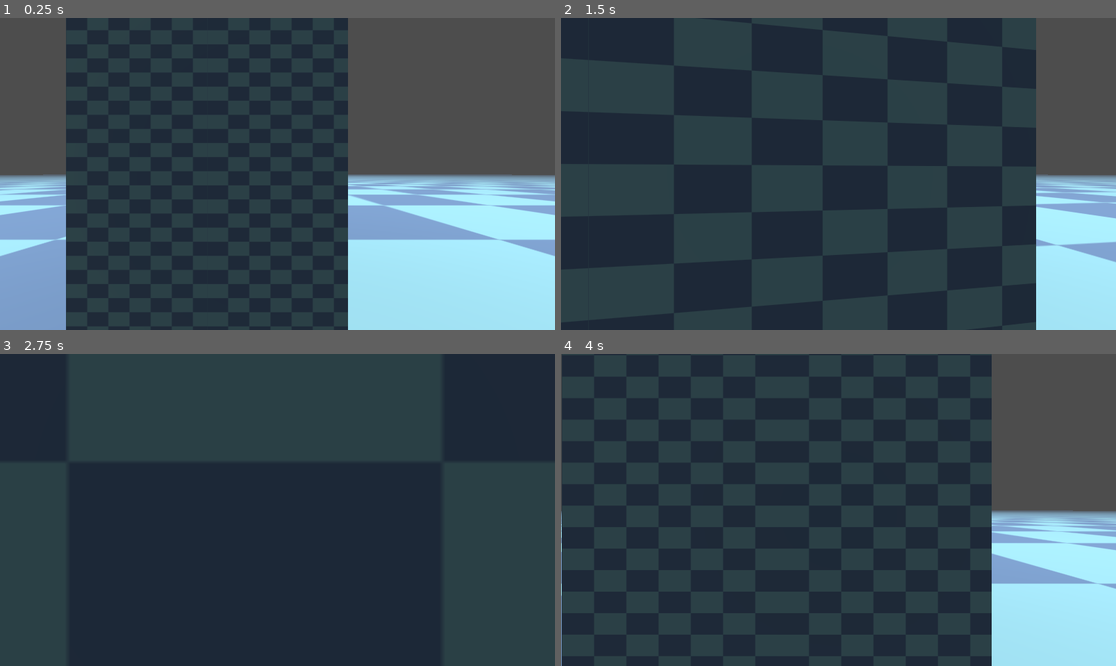
Above: before the commit, frames 1-4 (two rows, left to right).
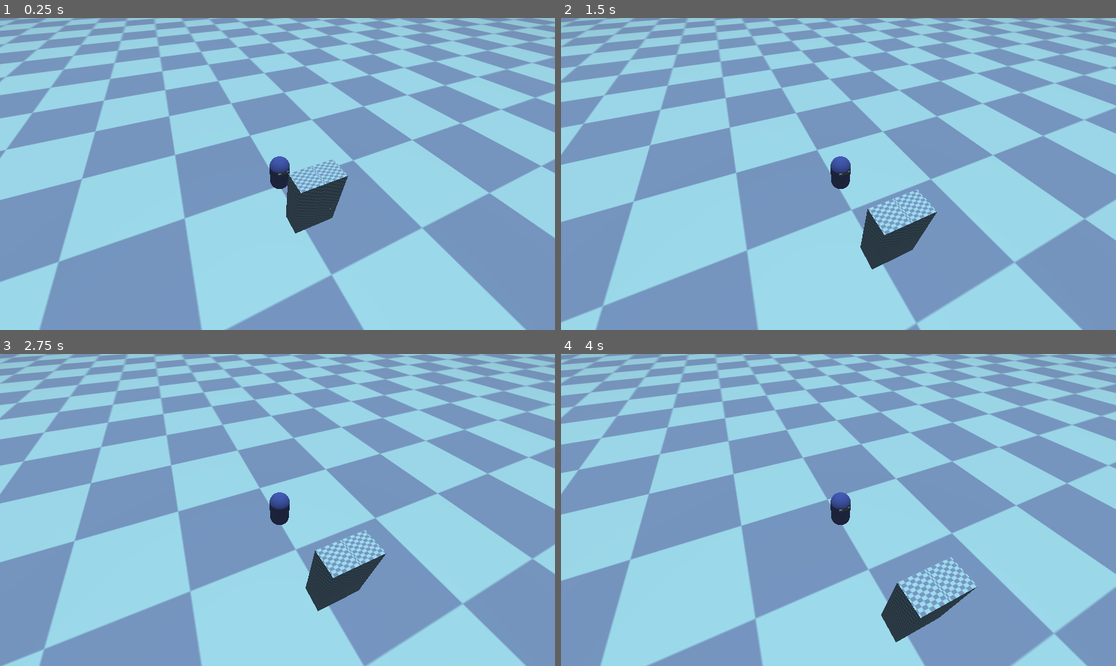
Above: after the commit, the same moments.

Repository: vitorreao/crypt_raider
Game: Godot game, scene res://levels/controller_test.tscn
Same seed, same stepped clock (60 frames per second), same inputs: the game is played once before the commit and once after it.
Inputs:
- Up to frame 1 (0.25 s): no input
- Up to frame 2 (1.5 s): tap Enter at 0.5 s; hold W (move_forwards) 0.53-1.28 s; tap A (look_left) at 0.6 s; tap D (look_right) at 0.8, 1.35 s; hold S (move_backwards) from 1.28 s (still down)
- Up to frame 3 (2.75 s): tap A (look_left) at 1.55, 2.1 s; release S (move_backwards) at 2.03 s; hold W (move_forwards) from 2.03 s (still down); tap D (look_right) at 2.3 s
- Up to frame 4 (4 s): tap D (look_right) at 2.85, 3.8 s; tap A (look_left) at 3.05, 3.6 s; release W (move_forwards) at 3.53 s; hold S (move_backwards) from 3.53 s (still down)

The runs differ from the first frame. In frame 1, 86% of the frame differs, in the area x 0-100%, y 0-100%; in frame 2, 97%; in frame 3, 99%; in frame 4, 96%.

Commit message:
Change from doom controller to diablo-like

Diff:
--- /dev/null
+++ b/controller/camera.gd
@@ -0,0 +1,11 @@
+extends Camera3D
+
+@export var target: Node3D
+@export var distance_from_target: Vector3 = Vector3(3.0, 8.6, -6.475)
+@export var initial_rotation: Vector3 = Vector3(-47, 156, 0)
+
+func _ready():
+	rotation_degrees = initial_rotation
+
+func _process(delta):
+	global_position = distance_from_target + target.global_position
--- a/controller/player.gd
+++ b/controller/player.gd
@@ -1,20 +1,18 @@
 extends CharacterBody3D
 
 @export var turn_speed: float = 2.0
-@export var forward_speed: float = 4.0
-@export var backward_speed: float = 2.0
+@export var move_speed: float = 3.0
 
-var _turn_input_strength: float
-var _move_input_strength: float
+var _input_dir: Vector2
 
 func _process(delta):
-	_turn_input_strength = Input.get_axis("look_right", "look_left")
-	_move_input_strength = Input.get_axis("move_forwards", "move_backwards")
+	var x_axis = Input.get_axis("look_right", "look_left")
+	var y_axis = Input.get_axis("move_backwards", "move_forwards")
+	_input_dir = Vector2(x_axis, y_axis).normalized() * -1
 
 func _physics_process(delta):
-	rotate_y(_turn_input_strength * turn_speed * delta)
-	if _move_input_strength < 0:
-		velocity = global_transform.basis.z * _move_input_strength * forward_speed
-	else:
-		velocity = global_transform.basis.z * _move_input_strength * backward_speed
+	var speed = move_speed * _input_dir.length()
+	if _input_dir != Vector2.ZERO:
+		rotation.y = atan2(_input_dir.x, _input_dir.y)
+	velocity = global_transform.basis.z * speed * -1
 	move_and_slide()
--- a/controller/player.tscn
+++ b/controller/player.tscn
@@ -27,6 +27,3 @@
 [node name="Head" type="MeshInstance3D" parent="."]
 transform = Transform3D(0.543572, 0, 0, 0, 0.117753, 0, 0, 0, 0.896404, 0, 1.43823, -0.0547634)
 mesh = SubResource("BoxMesh_k4v7d")
-
-[node name="Camera3D" type="Camera3D" parent="."]
-transform = Transform3D(1, 0, 0, 0, 1, 0, 0, 0, 1, 0, 1.4803, -0.419064)
--- a/levels/controller_test.tscn
+++ b/levels/controller_test.tscn
@@ -1,9 +1,10 @@
-[gd_scene load_steps=9 format=3 uid="uid://cl66a70fgy231"]
+[gd_scene load_steps=10 format=3 uid="uid://cl66a70fgy231"]
 
 [ext_resource type="Texture2D" uid="uid://bhmeocu52jcmy" path="res://levels/test_ground_texture.png" id="1_swwbl"]
 [ext_resource type="PackedScene" uid="uid://dgdfsjb8uv61v" path="res://controller/player.tscn" id="2_kmocb"]
 [ext_resource type="PackedScene" uid="uid://niux5yodwx27" path="res://enemy/enemy.tscn" id="3_cuek1"]
 [ext_resource type="PackedScene" uid="uid://wcr1vkivbmk" path="res://props/test/box.tscn" id="4_actj2"]
+[ext_resource type="Script" path="res://controller/camera.gd" id="5_w4vcb"]
 
 [sub_resource type="StandardMaterial3D" id="StandardMaterial3D_5hxbr"]
 albedo_texture = ExtResource("1_swwbl")
@@ -65,3 +66,7 @@
 
 [node name="Box3" parent="." instance=ExtResource("4_actj2")]
 transform = Transform3D(1, 0, 0, 0, 1, 0, 0, 0, 1, 0, 2, -2.361)
+
+[node name="Camera3D" type="Camera3D" parent="." node_paths=PackedStringArray("target")]
+script = ExtResource("5_w4vcb")
+target = NodePath("../Player")
